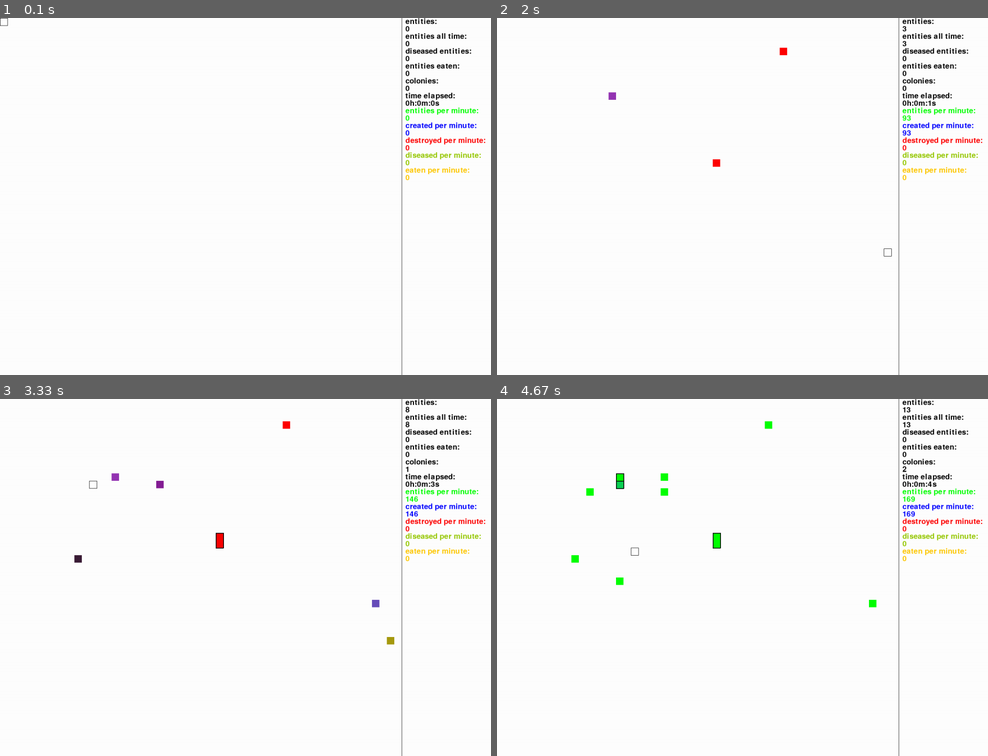
Above: before the commit, frames 1-4 (two rows, left to right).
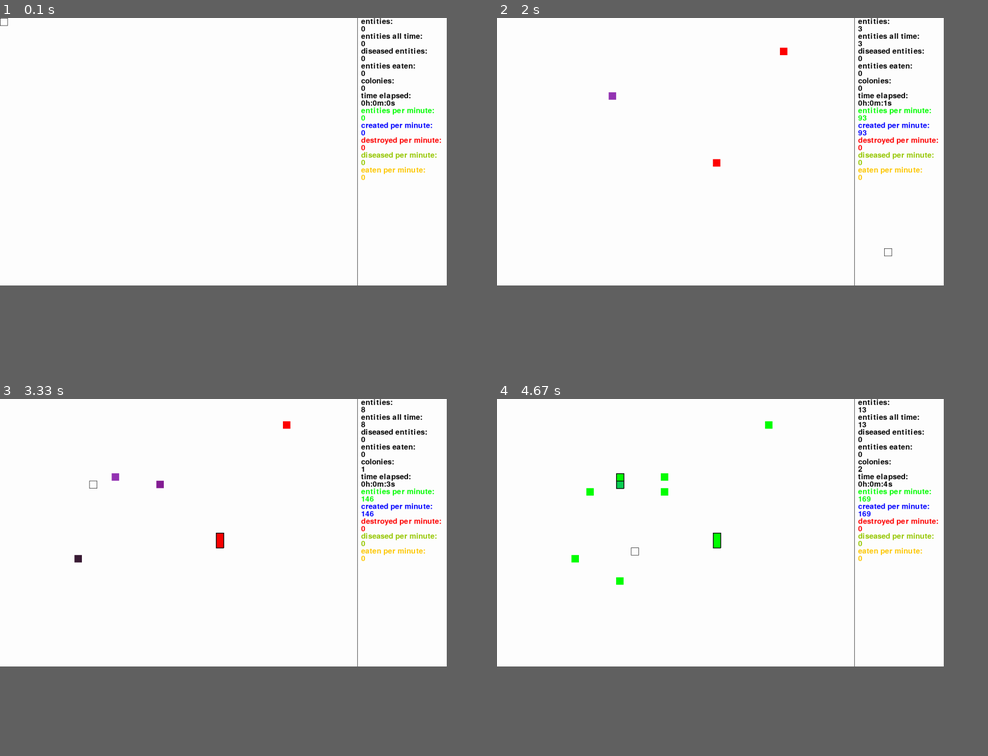
Above: after the commit, the same moments.

Repository: sbwhitt/pygame-life-simulation
Game: pygame game, started from main.py
The game is run twice, just before and just after one commit, with the same random seed, the same clock (stepped at 60 frames per second) and the same inputs.
Inputs (mouse positions are in pixels of both pictures, inside the frame that each line leads up to):
- Up to frame 1 (0.1 s): no input
- Up to frame 2 (2 s): click (717, 150) at 0.42 s; tap Enter at 0.67 s; tap 1 at 1.07, 1.37 s; click (786, 57) at 1.13 s; tap 3 at 1.15 s; click (614, 100) at 1.6 s; click (889, 253) at 1.93 s
- Up to frame 3 (3.33 s): click (162, 477) at 2.27 s; click (378, 602) at 2.6 s; click (78, 559) at 2.93 s; click (93, 481) at 3.27 s
- Up to frame 4 (4.67 s): click (614, 581) at 3.6 s; tap 1 at 3.9 s; click (624, 484) at 3.97 s; tap 2 at 3.98 s; click (624, 484) at 4.27 s; click (634, 552) at 4.6 s
The window is 899x654 before the commit and 818x490 after it. Grey fills any space a smaller window leaves; there, only what the larger window draws over its background counts as a difference.

The runs differ from the first frame. In frame 1, 2.8% of the frame differs, in the area x 72-99%, y 0-100%; in frame 2, 2.9%; in frame 3, 3.0%; in frame 4, 3.0%, in the area x 15-99%, y 0-100%.

Commit message:
tweak behavior

Diff:
--- a/src/colony_manager.py
+++ b/src/colony_manager.py
@@ -30,8 +30,11 @@
         e1.dna.send_color(e2.dna)
         if e1.dna.diseased or e2.dna.diseased:
             e1.dna.diseased, e2.dna.diseased = True, True
-        e1.nourished = True
-        e2.nourished = True
+        else:
+            e1.dna.age_limit += 1
+            e2.dna.age_limit += 1
+            e1.nourished = True
+            e2.nourished = True
         if e1.colony and e2.colony:
             # self._join_colonies(e1.colony, e2.colony)
             pass
--- a/static/settings.py
+++ b/static/settings.py
@@ -1,6 +1,6 @@
 # both settings have to be divisible by 20
-WINDOW_WIDTH = 1080
-WINDOW_HEIGHT = 960
+WINDOW_WIDTH = 960
+WINDOW_HEIGHT = 720
 
 WORLD_SIZE = 2000
 
